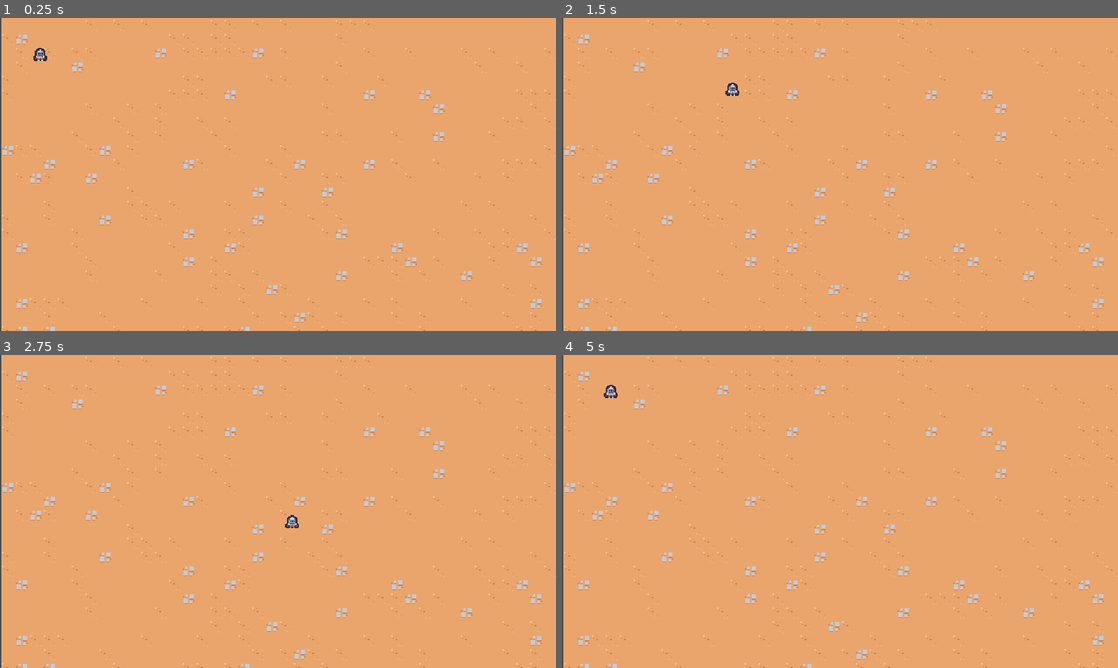
Above: before the commit, frames 1-4 (two rows, left to right).
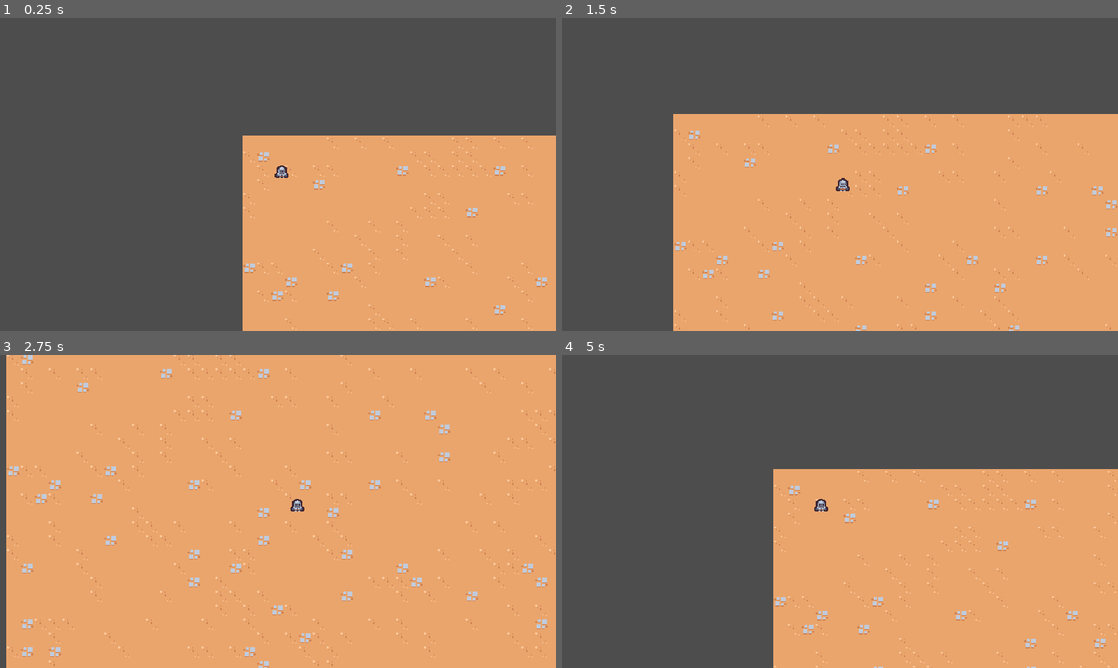
Above: after the commit, the same moments.

Repository: seriouslysean/2d-survivors
Game: Godot game, scene res://scenes/main/main.tscn
The game is run twice, just before and just after one commit, with the same random seed, the same clock (stepped at 60 frames per second) and the same inputs.
Inputs:
- Up to frame 1 (0.25 s): no input
- Up to frame 2 (1.5 s): hold D (move_right) 0.53-1.28 s; hold S (move_down) from 1.28 s (still down)
- Up to frame 3 (2.75 s): release S (move_down) at 2.03 s; hold D (move_right) from 2.03 s (still down)
- Up to frame 4 (5 s): release D (move_right) at 2.78 s; hold W (move_up) 2.78-3.53 s; hold A (move_left) from 3.53 s (still down)

The runs differ from the first frame. In frame 1, 66% of the frame differs, in the area x 0-100%, y 0-100%; in frame 2, 47%; in frame 3, 5.9%; in frame 4, 62%.

Commit message:
Game camera

Diff:
--- /dev/null
+++ b/scenes/game_camera/game_camera.gd
@@ -0,0 +1,20 @@
+extends Camera2D
+
+var target_position = Vector2.ZERO
+
+# Called when the node enters the scene tree for the first time.
+func _ready():
+	make_current()
+
+
+# Called every frame. 'delta' is the elapsed time since the previous frame.
+func _process(delta):
+	acquire_target()
+	global_position = global_position.lerp(target_position, 1.0 - exp(-delta * 10))
+
+
+func acquire_target():
+	var player_nodes = get_tree().get_nodes_in_group("player")
+	if player_nodes.size() > 0:
+		var player = player_nodes[0] as Node2D
+		target_position = player.global_position
--- /dev/null
+++ b/scenes/game_camera/game_camera.tscn
@@ -0,0 +1,6 @@
+[gd_scene load_steps=2 format=3 uid="uid://cdje1fedpgii"]
+
+[ext_resource type="Script" path="res://scenes/game_camera/game_camera.gd" id="1_yb7f7"]
+
+[node name="GameCamera" type="Camera2D"]
+script = ExtResource("1_yb7f7")
--- a/scenes/main/main.tscn
+++ b/scenes/main/main.tscn
@@ -1,9 +1,13 @@
-[gd_scene load_steps=3 format=3 uid="uid://c01b68khdhba7"]
+[gd_scene load_steps=4 format=3 uid="uid://c01b68khdhba7"]
 
 [ext_resource type="PackedScene" uid="uid://j5xm44djyy3i" path="res://scenes/player/player.tscn" id="1_djf32"]
 [ext_resource type="TileSet" uid="uid://bm5hqjo7kliuw" path="res://resources/tileset.tres" id="1_flpbv"]
+[ext_resource type="PackedScene" uid="uid://cdje1fedpgii" path="res://scenes/game_camera/game_camera.tscn" id="1_ibuam"]
 
 [node name="main" type="Node"]
+
+[node name="GameCamera" parent="." instance=ExtResource("1_ibuam")]
+position = Vector2(1, 0)
 
 [node name="TileMap" type="TileMap" parent="."]
 position = Vector2(1, 0)
--- a/scenes/player/player.tscn
+++ b/scenes/player/player.tscn
@@ -6,7 +6,7 @@
 [sub_resource type="CircleShape2D" id="CircleShape2D_htpwg"]
 radius = 5.0
 
-[node name="Player" type="CharacterBody2D"]
+[node name="Player" type="CharacterBody2D" groups=["player"]]
 script = ExtResource("1_l1j3j")
 
 [node name="Sprite2D" type="Sprite2D" parent="."]
Binary file added: docs/assets/game-camera.gif
Binary file changed: docs/assets/player-movement.gif
Not shown, changed: docs/README.md
